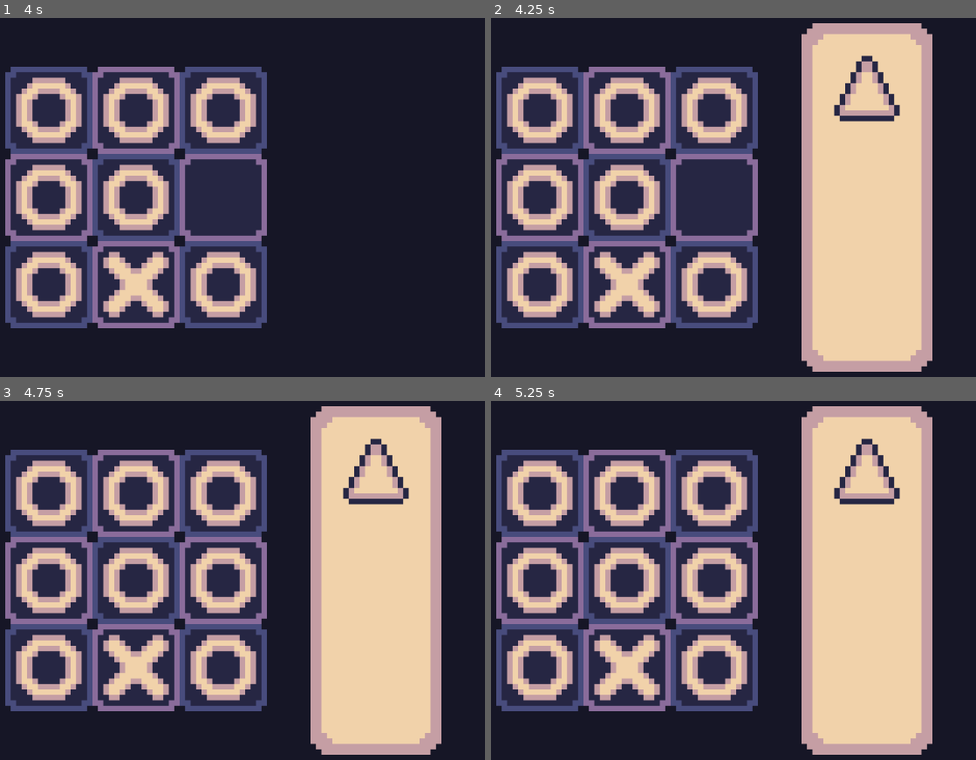
Above: before the commit, frames 1-4 (two rows, left to right).
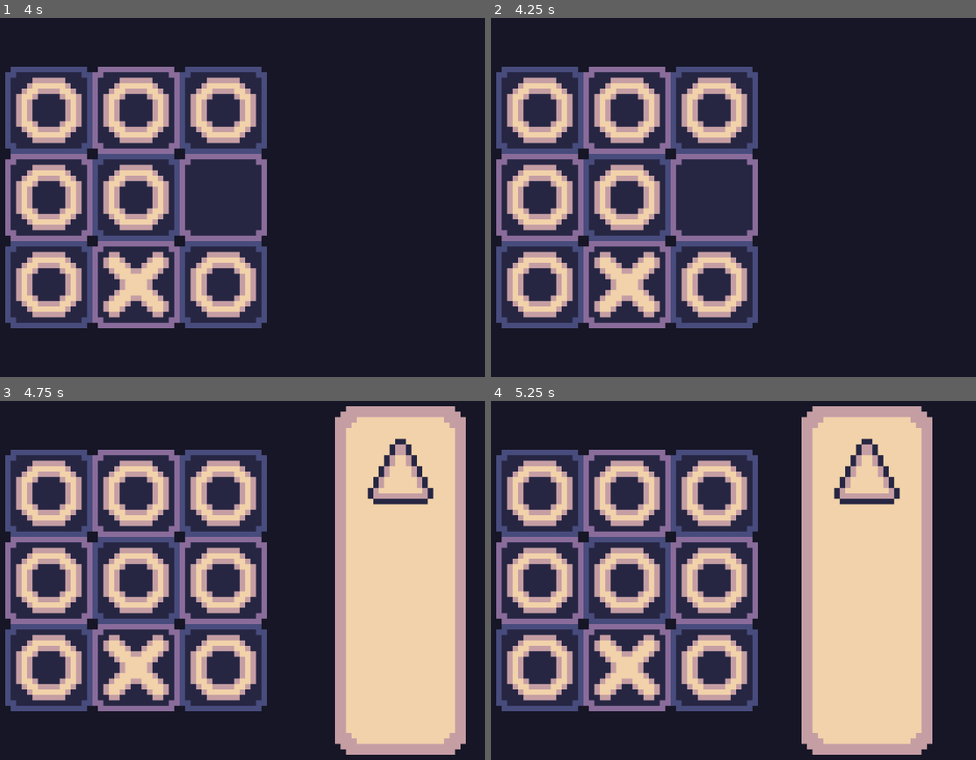
Above: after the commit, the same moments.

Repository: CasualShrub/TacTic
Game: Godot game, scene res://Scenes/DefaultScene.tscn
Two runs of this game, one before a commit and one after it. Both use one fixed random seed, a clock stepped at 60 frames per second and the inputs below.
Inputs (mouse positions are in pixels of both pictures, inside the frame that each line leads up to):
- Up to frame 1 (4 s): tap Enter at 0.5, 2, 3.5 s; move the mouse to (48, 111) at 0.52 s; click (48, 111) at 0.6 s; tap Space at 1.25, 2.75 s; move the mouse to (135, 111) at 1.27 s; click (135, 111) at 1.35 s; move the mouse to (223, 111) at 2.02 s; click (223, 111) at 2.1 s; move the mouse to (48, 197) at 2.77 s; click (48, 197) at 2.85 s; move the mouse to (135, 197) at 3.52 s; click (135, 197) at 3.6 s
- Up to frame 2 (4.25 s): tap M (menu) at 4.15 s
- Up to frame 3 (4.75 s): move the mouse to (223, 580) at 4.27 s; click (223, 580) at 4.35 s
- Up to frame 4 (5.25 s): move the mouse to (539, 666) at 5.02 s; click (539, 666) at 5.1 s

Frame 1 is identical in both runs. In frame 2, 26% of the frame differs, in the area x 64-92%, y 1-99%; in frame 3, 16%; in frame 4, nothing differs.

Commit message:
Added menu appear and disappear animations

Diff:
--- a/TacTic/Scenes/DefaultScene.tscn
+++ b/TacTic/Scenes/DefaultScene.tscn
@@ -18,6 +18,5 @@
 position = Vector2( 40, 16 )
 
 [node name="Menu" parent="." instance=ExtResource( 3 )]
-visible = false
 
 [editable path="TileGrid"]
--- a/TacTic/Scenes/Menu.tscn
+++ b/TacTic/Scenes/Menu.tscn
@@ -28,15 +28,79 @@
 "speed": 5.0
 } ]
 
+[sub_resource type="Animation" id=5]
+resource_name = "Appear"
+tracks/0/type = "value"
+tracks/0/path = NodePath(".:position")
+tracks/0/interp = 1
+tracks/0/loop_wrap = true
+tracks/0/imported = false
+tracks/0/enabled = true
+tracks/0/keys = {
+"times": PoolRealArray( 0, 1 ),
+"transitions": PoolRealArray( 0.4, 1.07178 ),
+"update": 0,
+"values": [ Vector2( 40, 0 ), Vector2( 0, 0 ) ]
+}
+tracks/1/type = "method"
+tracks/1/path = NodePath("..")
+tracks/1/interp = 1
+tracks/1/loop_wrap = true
+tracks/1/imported = false
+tracks/1/enabled = true
+tracks/1/keys = {
+"times": PoolRealArray( 1 ),
+"transitions": PoolRealArray( 1 ),
+"values": [ {
+"args": [  ],
+"method": "has_finished_appearing"
+} ]
+}
+
+[sub_resource type="Animation" id=6]
+tracks/0/type = "value"
+tracks/0/path = NodePath(".:position")
+tracks/0/interp = 1
+tracks/0/loop_wrap = true
+tracks/0/imported = false
+tracks/0/enabled = true
+tracks/0/keys = {
+"times": PoolRealArray( 0, 1 ),
+"transitions": PoolRealArray( 0.4, 1 ),
+"update": 0,
+"values": [ Vector2( 0, 0 ), Vector2( 40, 0 ) ]
+}
+tracks/1/type = "method"
+tracks/1/path = NodePath("..")
+tracks/1/interp = 1
+tracks/1/loop_wrap = true
+tracks/1/imported = false
+tracks/1/enabled = true
+tracks/1/keys = {
+"times": PoolRealArray( 1 ),
+"transitions": PoolRealArray( 1 ),
+"values": [ {
+"args": [  ],
+"method": "has_finished_disappearing"
+} ]
+}
+
 [node name="CanvasLayer" type="CanvasLayer"]
 scale = Vector2( 8, 8 )
 transform = Transform2D( 8, 0, 0, 8, 0, 0 )
 script = ExtResource( 2 )
 
-[node name="Background" type="AnimatedSprite" parent="."]
+[node name="Menu" type="Node2D" parent="."]
+position = Vector2( 40, 0 )
+
+[node name="Background" type="AnimatedSprite" parent="Menu"]
 position = Vector2( 108, 40 )
 frames = SubResource( 4 )
 
-[node name="AnimatedSprite" type="AnimatedSprite" parent="."]
+[node name="AnimatedSprite" type="AnimatedSprite" parent="Menu"]
 position = Vector2( 108, 20 )
 frames = SubResource( 2 )
+
+[node name="AnimationPlayer" type="AnimationPlayer" parent="Menu"]
+anims/Appear = SubResource( 5 )
+anims/RESET = SubResource( 6 )
--- a/TacTic/Scripts/DefaultScene.gd
+++ b/TacTic/Scripts/DefaultScene.gd
@@ -10,7 +10,3 @@
 
 func on_shape_added(shape):
 	print("ADDED SHAPE " + shape)
-
-func _input(event):
-	if event.is_action_pressed("menu"):
-		$Menu.visible = !$Menu.visible
--- a/TacTic/Scripts/Menu.gd
+++ b/TacTic/Scripts/Menu.gd
@@ -1,4 +1,20 @@
 extends CanvasLayer
 
-func _ready():
-	pass
+var is_showing = false;
+var is_animating = false;
+
+func _input(event):
+	if event.is_action_pressed("menu"):
+		if (is_animating == false):
+			if (is_showing == false):
+				$Menu/AnimationPlayer.play("Appear")
+			else:
+				$Menu/AnimationPlayer.play("RESET")
+
+func has_finished_appearing():
+	is_showing = true
+	is_animating = false
+
+func has_finished_disappearing():
+	is_showing = false
+	is_animating = false
Not shown: 1 places in TacTic/Scenes/Menu.tscn that only renumber resources
